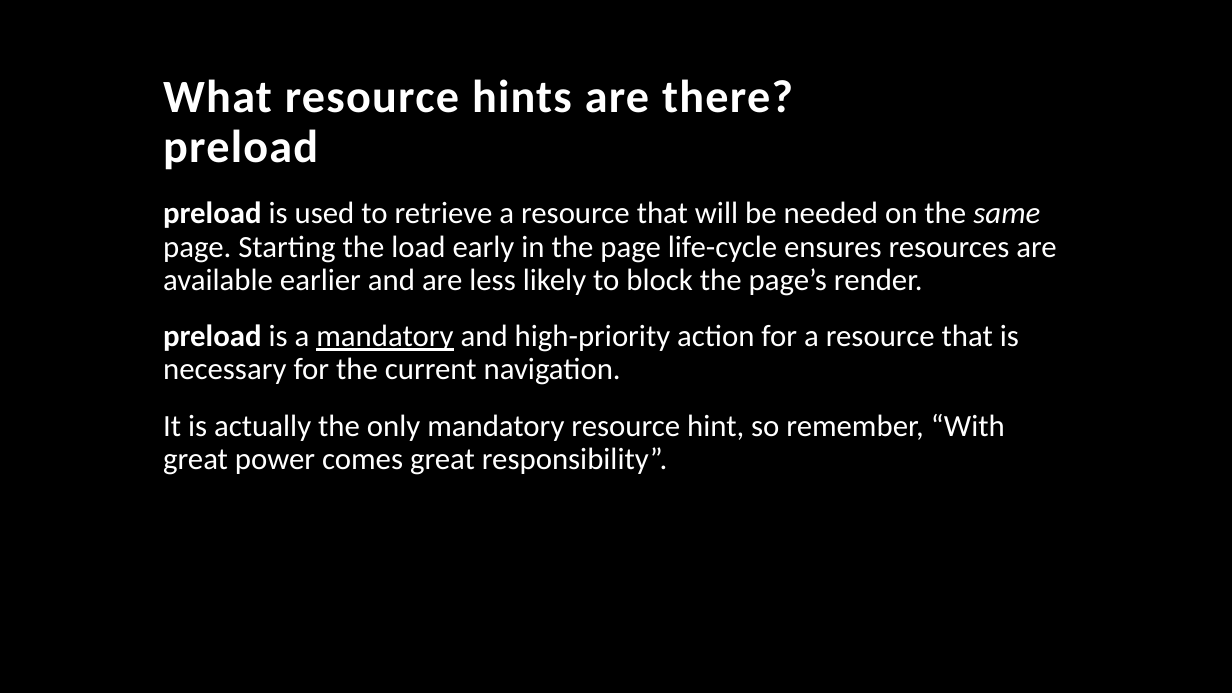
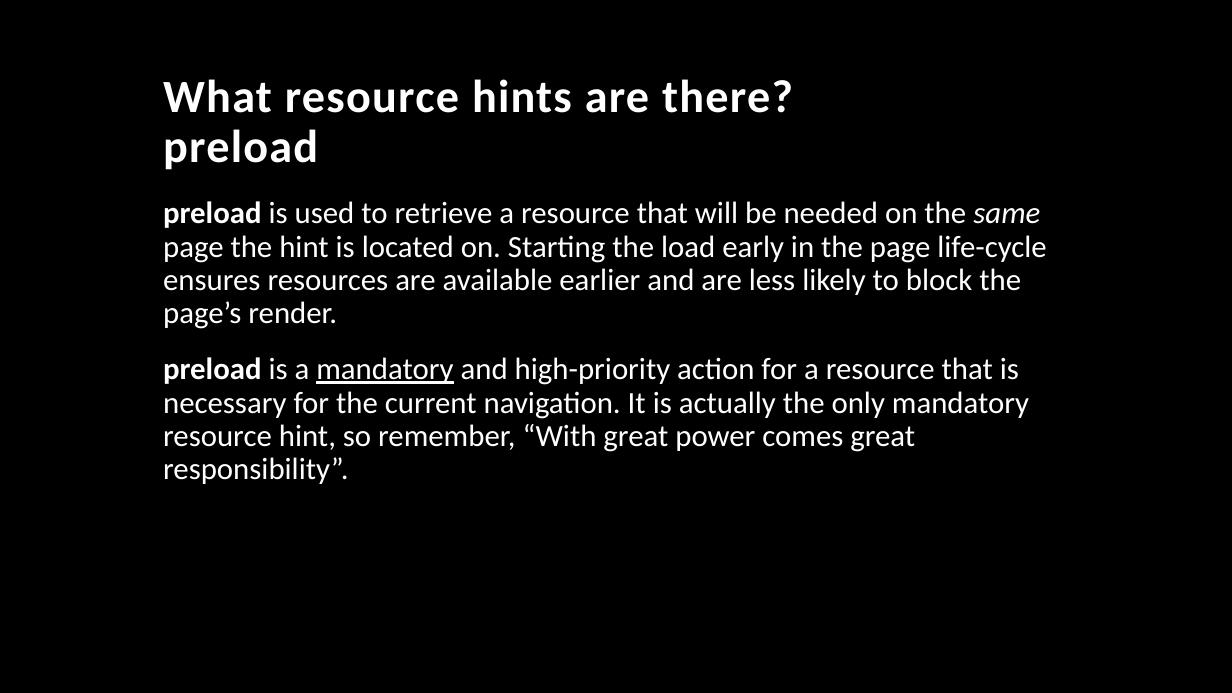
Before and after one commit to TonyMangino/html-resource-hints, a slide deck: slide 44 of Resource Hints.pptx (slide 42 before the commit). Drawn at 1232x693 pixels with LibreOffice and Linux fonts; fonts in the diff are those of the drawing; background and template pictures are left out. Boxes give left, top, right and bottom in pixels: in the first picture for what was removed or moved away, otherwise in the second. Text is boxed around its words. In the diff, an @@ line names an element or a change of style, - is before the commit and + after.

```diff
--- a/Resource Hints.pptx
+++ b/Resource Hints.pptx
@@ text at [163, 201, 1046, 484]: text changed @@
-preload is used to retrieve a resource that will be needed on the same page. Starting the load early in the page life-cycle ensures resources are available earlier and are less likely to block the page’s render.
-preload is a mandatory and high-priority action for a resource that is necessary for the current navigation.
-It is actually the only mandatory resource hint, so remember, “With great power comes great responsibility”.
+preload is used to retrieve a resource that will be needed on the same page the hint is located on. Starting the load early in the page life-cycle ensures resources are available earlier and are less likely to block the page’s render.
+preload is a mandatory and high-priority action for a resource that is necessary for the current navigation. It is actually the only mandatory resource hint, so remember, “With great power comes great responsibility”.
```
Also in this commit, not shown: 53 other slides changed, 5 slides added, 11 slides removed.
